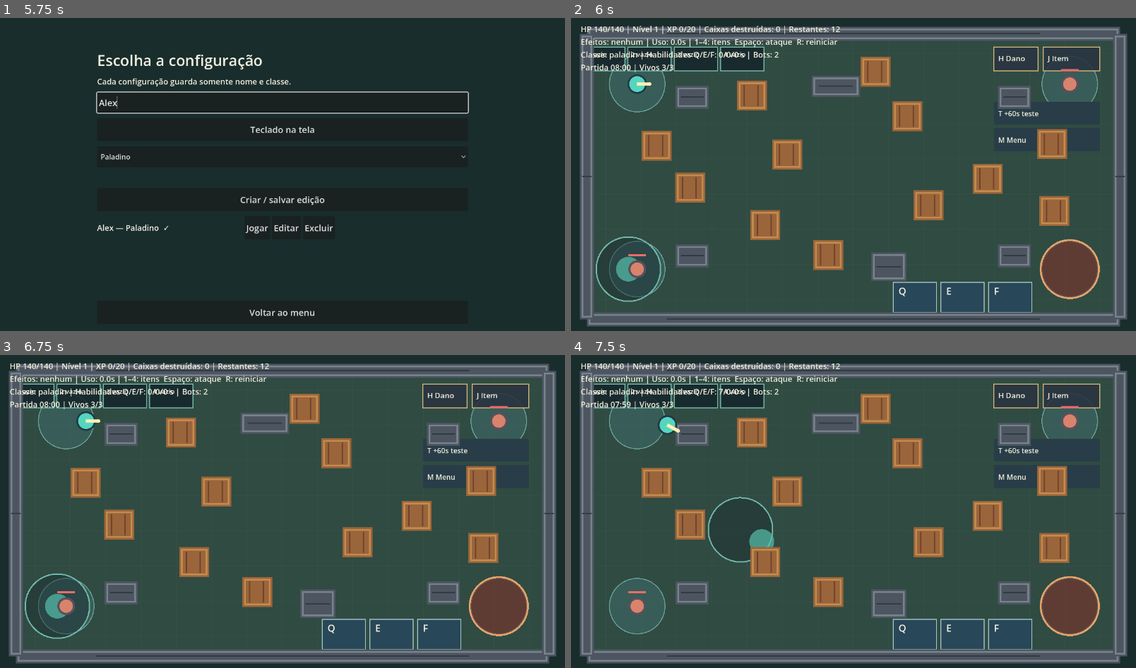
Above: before the commit, frames 1-4 (two rows, left to right).
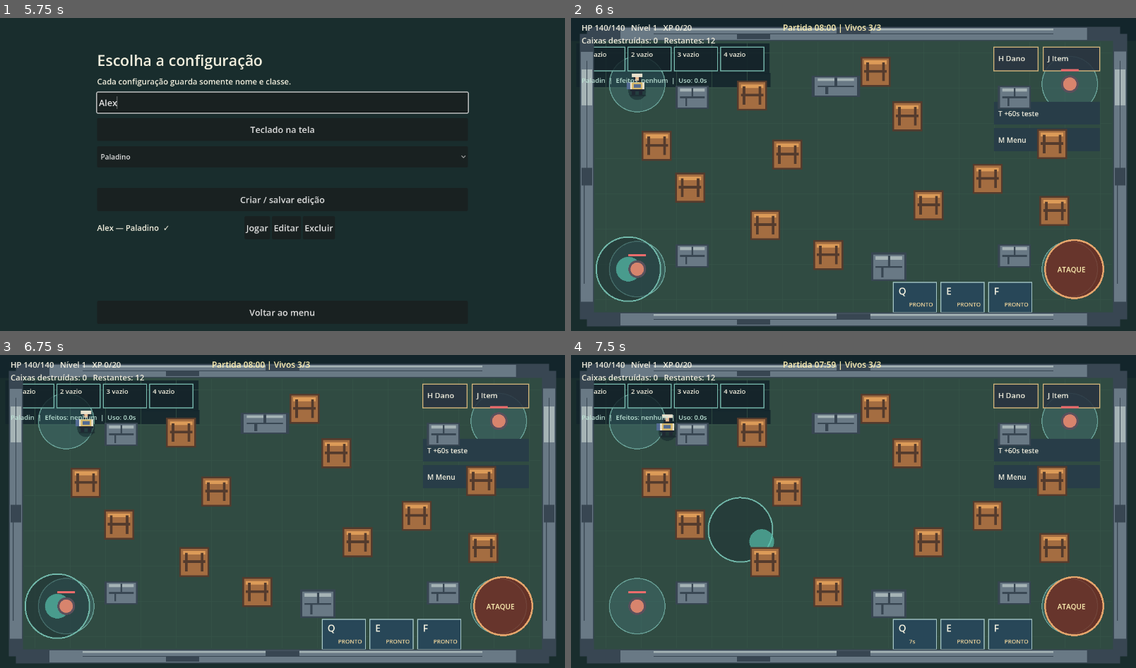
Above: after the commit, the same moments.

Repository: LRFSousa/RagArena
Game: Godot game, scene res://scenes/main.tscn
Two runs of this game, one before a commit and one after it. Both use one fixed random seed, a clock stepped at 60 frames per second and the inputs below.
Inputs (mouse positions are in pixels of both pictures, inside the frame that each line leads up to):
- Up to frame 1 (5.75 s): click (282, 102) at 0.52 s; type "Alex" at 0.6 s; click "Teclado na tela" at 1.25 s; click "Criar personagem local" at 2 s; click "Arena" at 2.75 s; click (282, 102) at 3.52 s; type "Alex" at 3.6 s; click "Criar / salvar edição" at 4.25 s; click (282, 102) at 5.02 s; type "Alex" at 5.1 s
- Up to frame 2 (6 s): click "Jogar" at 5.75 s
- Up to frame 3 (6.75 s): tap Enter at 6.5 s; move the mouse to (406, 498) at 6.52 s; hold D (move_right) from 6.53 s (still down); hold Space (attack) from 6.53 s (still down); click (406, 498) at 6.67 s
- Up to frame 4 (7.5 s): tap Q at 6.8 s; release D (move_right) at 7.25 s; release Space (attack) at 7.25 s; drag from (740, 530) to (825, 577) at 7.27 s

Frame 1 is identical in both runs. In frame 2, 16% of the frame differs, in the area x 1-99%, y 2-99%; in frame 3, 16%; in frame 4, 16%.

Commit message:
Start release 0.7 pixel art and mobile HUD

Diff:
--- a/scripts/arena.gd
+++ b/scripts/arena.gd
@@ -12,6 +12,7 @@
 const InventoryScript = preload("res://scripts/player_inventory.gd")
 const CombatScript = preload("res://scripts/combat_system.gd")
 const MatchScript = preload("res://scripts/match_controller.gd")
+const GameAudioScript = preload("res://scripts/game_audio.gd")
 const ARENA := Rect2(52, 52, 1176, 616)
 const SPAWNS := [Vector2(150, 150), Vector2(1130, 150), Vector2(150, 570), Vector2(1130, 570)]
 
@@ -42,6 +43,13 @@
 var joystick_origin := Vector2.ZERO
 var joystick_value := Vector2.ZERO
 var hud: Label
+var status_hud: Label
+var effects_hud: Label
+var game_audio
+var previous_hp := -1
+var previous_match_state := ""
+const ATTACK_CENTER := Vector2(1140, 570)
+const ATTACK_TOUCH_RADIUS := 72.0
 
 func _ready() -> void:
 	rng.randomize()
@@ -61,11 +69,25 @@
 	match_controller = MatchScript.new()
 	add_child(match_controller)
 	match_controller.configure(self, combat, inventory, progression, match_settings)
+	game_audio = GameAudioScript.new()
+	add_child(game_audio)
+	previous_hp = inventory.hp
+	previous_match_state = match_controller.state
 	hud = Label.new()
-	hud.position = Vector2(22, 12)
+	hud.position = Vector2(24, 9)
 	hud.add_theme_font_size_override("font_size", 18)
 	hud.add_theme_color_override("font_color", Color("f3f0df"))
 	add_child(hud)
+	status_hud = Label.new()
+	status_hud.position = Vector2(480, 8)
+	status_hud.add_theme_font_size_override("font_size", 19)
+	status_hud.add_theme_color_override("font_color", Color("fff1b3"))
+	add_child(status_hud)
+	effects_hud = Label.new()
+	effects_hud.position = Vector2(24, 130)
+	effects_hud.add_theme_font_size_override("font_size", 15)
+	effects_hud.add_theme_color_override("font_color", Color("bde3d6"))
+	add_child(effects_hud)
 	update_hud()
 	queue_redraw()
 
@@ -133,6 +155,7 @@
 		if child is GroundItem and not child.is_queued_for_deletion():
 			if player.position.distance_to(child.position) <= balance.pickup_radius:
 				if inventory.pickup_item(child.item_id):
+					game_audio.play_cue("pickup")
 					child.queue_free()
 
 # Chamada reservada para o fechamento da arena na release 0.4.
@@ -158,15 +181,18 @@
 		return
 	if match_controller.state == "results" or inventory.hp <= 0:
 		player.move_input = Vector2.ZERO
+		player.visual_dead = inventory.hp <= 0
 		attack_held = false
 		if match_controller.state == "active":
 			match_controller.advance(delta)
+		update_feedback()
 		update_hud()
 		queue_redraw()
 		return
 	var keys := Input.get_vector("move_left", "move_right", "move_up", "move_down")
 	var direction: Vector2 = joystick_value if joystick_touch >= 0 else keys
 	player.move_input = direction
+	player.set_visual_class(combat.class_id)
 	player.speed = float(combat.stats()["speed"]) * inventory.movement_speed_multiplier() * combat.speed_multiplier()
 	if direction.length_squared() > 0.01:
 		player.facing = direction.normalized()
@@ -181,8 +207,17 @@
 	combat.advance(delta)
 	match_controller.advance(delta)
 	collect_ground_items()
+	update_feedback()
 	update_hud()
 	queue_redraw()
+
+func update_feedback() -> void:
+	if inventory.hp < previous_hp:
+		game_audio.play_cue("hit")
+	if match_controller.state == "results" and previous_match_state != "results":
+		game_audio.play_cue("elimination")
+	previous_hp = inventory.hp
+	previous_match_state = match_controller.state
 
 func perform_attack() -> bool:
 	var start: Vector2 = player.position + player.facing * 24.0
@@ -191,9 +226,11 @@
 	var hit := get_world_2d().direct_space_state.intersect_ray(query)
 	attack_end = hit.get("position", end)
 	attack_flash = 0.12
+	player.show_attack()
 	if not hit.is_empty() and hit["collider"] is StaticBody2D and hit["collider"].has_method("take_crate_damage") and hit["collider"].destructible:
 		var damage_level: int = test_level if test_level > 0 else progression.level
 		hit["collider"].take_crate_damage(CombatRules.crate_damage(damage_level))
+		game_audio.play_cue("hit")
 		return true
 	else:
 		combat.fire_basic()
@@ -217,7 +254,8 @@
 			var classes := ["paladin", "mage", "assassin", "archer"]
 			combat.select_class(classes[(classes.find(combat.class_id) + 1) % classes.size()])
 		elif event.physical_keycode in [KEY_Q, KEY_E, KEY_F] and match_controller.state == "active" and inventory.hp > 0:
-			combat.use_skill([KEY_Q, KEY_E, KEY_F].find(event.physical_keycode))
+			if combat.use_skill([KEY_Q, KEY_E, KEY_F].find(event.physical_keycode)):
+				game_audio.play_cue("skill")
 	elif event is InputEventScreenTouch:
 		if event.pressed:
 			if match_controller.state == "results" and Rect2(480, 430, 320, 70).has_point(event.position):
@@ -239,12 +277,13 @@
 				var classes := ["paladin", "mage", "assassin", "archer"]
 				combat.select_class(classes[(classes.find(combat.class_id) + 1) % classes.size()])
 			elif event.position.y >= 600 and event.position.y <= 668 and event.position.x >= 730 and event.position.x < 1054 and match_controller.state == "active" and inventory.hp > 0:
-				combat.use_skill(int((event.position.x - 730.0) / 108.0))
+				if combat.use_skill(int((event.position.x - 730.0) / 108.0)):
+					game_audio.play_cue("skill")
 			elif event.position.x < 400 and joystick_touch < 0:
 				joystick_touch = event.index
 				joystick_origin = event.position
 				joystick_value = Vector2.ZERO
-			elif event.position.distance_to(Vector2(1130, 570)) < 110 and attack_touch < 0:
+			elif event.position.distance_to(ATTACK_CENTER) < ATTACK_TOUCH_RADIUS and attack_touch < 0:
 				attack_touch = event.index
 				attack_held = true
 		else:
@@ -270,8 +309,9 @@
 			buffs.append(label_text)
 	var buff_text := ", ".join(buffs) if not buffs.is_empty() else "nenhum"
 	var test_text := " (teste %d)" % test_level if test_level > 0 else ""
-	var combat_text := "Classe: %s | Habilidades Q/E/F: %.0f/%.0f/%.0f s | Bots: %d" % [combat.class_id, combat.cooldowns[0], combat.cooldowns[1], combat.cooldowns[2], combat.bots.filter(func(bot): return bot.active).size()]
-	hud.text = "HP %d/%d | Nível %d%s | XP %d/%s | Caixas destruídas: %d | Restantes: %d\nEfeitos: %s | Uso: %.1fs | 1–4: itens  Espaço: ataque  R: reiniciar\n%s\n%s" % [inventory.hp, inventory.maximum_hp(), progression.level, test_text, progression.xp, next_xp, destroyed_blocks, wooden_blocks, buff_text, inventory.use_cooldown, combat_text, match_controller.status_text()]
+	hud.text = "HP %d/%d   Nível %d%s   XP %d/%s\nCaixas destruídas: %d   Restantes: %d" % [inventory.hp, inventory.maximum_hp(), progression.level, test_text, progression.xp, next_xp, destroyed_blocks, wooden_blocks]
+	status_hud.text = match_controller.status_text()
+	effects_hud.text = "%s  |  Efeitos: %s  |  Uso: %.1fs" % [combat.class_id.capitalize(), buff_text, inventory.use_cooldown]
 
 func restart_game() -> void:
 	if restart_requested.has_connections():
@@ -282,6 +322,9 @@
 func _draw() -> void:
 	draw_rect(Rect2(Vector2.ZERO, Vector2(1280, 720)), Color("192d2d"))
 	draw_rect(ARENA, Color("304b42"))
+	draw_rect(Rect2(0, 0, 1280, 52), Color("13242be8"))
+	draw_rect(Rect2(12, 58, 438, 69), Color("13242bdc"))
+	draw_rect(Rect2(12, 125, 440, 32), Color("13242bdc"))
 	if match_controller != null and match_controller.elapsed >= match_settings.shrink_start:
 		var safe: Rect2 = match_controller.current_safe_rect
 		var shade := Color(0.65, 0.1, 0.1, 0.56)
@@ -321,12 +364,15 @@
 		draw_rect(box, Color("284758"))
 		draw_rect(box, Color("a5c6c7"), false, 2)
 		draw_string(ThemeDB.fallback_font, box.position + Vector2(12, 28), ["Q", "E", "F"][i], HORIZONTAL_ALIGNMENT_LEFT, -1, 22, Color("f3f0df"))
+		if combat != null:
+			draw_string(ThemeDB.fallback_font, box.position + Vector2(36, 55), "%.0fs" % combat.cooldowns[i] if combat.cooldowns[i] > 0.0 else "PRONTO", HORIZONTAL_ALIGNMENT_LEFT, -1, 13, Color("f0d69c"))
 	var base := joystick_origin if joystick_touch >= 0 else Vector2(130, 570)
 	draw_circle(base, 73, Color(0.1, 0.17, 0.19, 0.45))
 	draw_arc(base, 73, 0, TAU, 48, Color("72b9ab"), 3)
 	draw_circle(base + joystick_value * 55, 28, Color(0.34, 0.75, 0.67, 0.7))
-	draw_circle(Vector2(1130, 570), 66, Color(0.45, 0.17, 0.13, 0.65))
-	draw_arc(Vector2(1130, 570), 66, 0, TAU, 48, Color("e6a66d"), 4)
+	draw_circle(ATTACK_CENTER, 66, Color(0.45, 0.17, 0.13, 0.8))
+	draw_arc(ATTACK_CENTER, 66, 0, TAU, 48, Color("e6a66d"), 4)
+	draw_string(ThemeDB.fallback_font, ATTACK_CENTER + Vector2(-38, 7), "ATAQUE", HORIZONTAL_ALIGNMENT_LEFT, -1, 16, Color("fff1b3"))
 	if attack_flash > 0.0 and player != null:
 		draw_line(player.position + player.facing * 24, attack_end, Color("ffe0a0"), 12, true)
 	if match_controller != null and match_controller.state == "results":
--- /dev/null
+++ b/scripts/game_audio.gd
@@ -0,0 +1,39 @@
+extends AudioStreamPlayer
+class_name GameAudio
+
+# Efeitos sintetizados sem arquivos externos, mantendo o projeto reproduzível.
+const CUES := {
+	"hit": [220.0, 0.11],
+	"pickup": [660.0, 0.09],
+	"skill": [520.0, 0.12],
+	"elimination": [165.0, 0.25],
+}
+var streams: Dictionary = {}
+
+func _ready() -> void:
+	volume_db = -15.0
+	for cue in CUES:
+		var spec: Array = CUES[cue]
+		streams[cue] = make_tone(float(spec[0]), float(spec[1]))
+
+func play_cue(cue: String) -> void:
+	if not streams.has(cue):
+		return
+	stream = streams[cue]
+	play()
+
+static func make_tone(frequency: float, duration: float) -> AudioStreamWAV:
+	var rate := 22050
+	var count := int(rate * duration)
+	var bytes := PackedByteArray()
+	bytes.resize(count * 2)
+	for i in range(count):
+		var fade := 1.0 - float(i) / float(count)
+		var wave := sin(TAU * frequency * float(i) / float(rate))
+		bytes.encode_s16(i * 2, int(wave * fade * 12000.0))
+	var wav := AudioStreamWAV.new()
+	wav.format = AudioStreamWAV.FORMAT_16_BITS
+	wav.mix_rate = rate
+	wav.stereo = false
+	wav.data = bytes
+	return wav
--- a/scripts/ground_item.gd
+++ b/scripts/ground_item.gd
@@ -21,6 +21,9 @@
 var item_id := "health_potion"
 var remaining := 20.0
 
+func _ready() -> void:
+	texture_filter = CanvasItem.TEXTURE_FILTER_NEAREST
+
 func configure(id: String, lifetime: float) -> void:
 	item_id = id
 	remaining = lifetime
@@ -37,5 +40,8 @@
 func _draw() -> void:
 	var color: Color = COLORS.get(item_id, Color.WHITE)
 	draw_circle(Vector2.ZERO, 17.0, Color("1c2730"))
-	draw_circle(Vector2.ZERO, 14.0, color)
-	draw_string(ThemeDB.fallback_font, Vector2(-6, 6), SYMBOLS.get(item_id, "?"), HORIZONTAL_ALIGNMENT_LEFT, -1, 19, Color("182425"))
+	var texture: Texture2D = load("res://assets/pixel/%s.png" % item_id)
+	if texture != null:
+		draw_texture_rect(texture, Rect2(-16, -16, 32, 32), false)
+	else:
+		draw_circle(Vector2.ZERO, 14.0, color)
--- a/scripts/obstacle.gd
+++ b/scripts/obstacle.gd
@@ -6,9 +6,12 @@
 @export var max_hp := 45
 @export var size := Vector2(68, 68)
 var hp := 45
+const CRATE_TEXTURE = preload("res://assets/pixel/crate.png")
+const WALL_TEXTURE = preload("res://assets/pixel/wall.png")
 
 func _ready() -> void:
 	hp = max_hp
+	texture_filter = CanvasItem.TEXTURE_FILTER_NEAREST
 	collision_layer = 2
 	collision_mask = 0
 	var shape := RectangleShape2D.new()
@@ -29,14 +32,9 @@
 func _draw() -> void:
 	var rect := Rect2(-size * 0.5, size)
 	if destructible:
-		draw_rect(rect, Color("9a653b"))
-		draw_rect(rect.grow(-6), Color("c58b4d"), false, 4)
-		draw_line(Vector2(-size.x * 0.25, -size.y * 0.35), Vector2(-size.x * 0.25, size.y * 0.35), Color("6f422b"), 3)
-		draw_line(Vector2(size.x * 0.2, -size.y * 0.35), Vector2(size.x * 0.2, size.y * 0.35), Color("6f422b"), 3)
+		draw_texture_rect(CRATE_TEXTURE, rect, false)
 		if hp < max_hp:
 			var ratio := float(hp) / float(max_hp)
 			draw_rect(Rect2(Vector2(-size.x * 0.5, -size.y * 0.5 - 11), Vector2(size.x * ratio, 5)), Color("e8c66b"))
 	else:
-		draw_rect(rect, Color("4d5660"))
-		draw_rect(rect.grow(-6), Color("77828d"), false, 4)
-		draw_line(Vector2(-size.x * 0.35, 0), Vector2(size.x * 0.35, 0), Color("313941"), 3)
+		draw_texture_rect(WALL_TEXTURE, rect, false)
--- a/scripts/player.gd
+++ b/scripts/player.gd
@@ -4,6 +4,21 @@
 var move_input := Vector2.ZERO
 var facing := Vector2.RIGHT
 var damage_flash := 0.0
+var attack_visual := 0.0
+var visual_class := "paladin"
+var visual_dead := false
+var visual_time := 0.0
+var visual_sprite: Sprite2D
+
+func set_visual_class(id: String) -> void:
+	if id == visual_class:
+		return
+	visual_class = id
+	if visual_sprite != null:
+		visual_sprite.texture = load("res://assets/pixel/%s.png" % id)
+
+func show_attack() -> void:
+	attack_visual = 0.24
 
 func show_damage() -> void:
 	damage_flash = 0.35
@@ -12,17 +27,28 @@
 func _ready() -> void:
 	collision_layer = 1
 	collision_mask = 2
+	visual_sprite = Sprite2D.new()
+	visual_sprite.texture = load("res://assets/pixel/%s.png" % visual_class)
+	visual_sprite.hframes = 4
+	visual_sprite.vframes = 5
+	visual_sprite.texture_filter = CanvasItem.TEXTURE_FILTER_NEAREST
+	add_child(visual_sprite)
 
 func _physics_process(delta: float) -> void:
 	damage_flash = maxf(0.0, damage_flash - delta)
+	attack_visual = maxf(0.0, attack_visual - delta)
+	visual_time += delta
 	velocity = move_input.normalized() * speed
 	move_and_slide()
 	if move_input.length_squared() > 0.01:
 		facing = move_input.normalized()
+	var row := 4 if visual_dead else 3 if damage_flash > 0.0 else 2 if attack_visual > 0.0 else 1 if move_input.length_squared() > 0.01 else 0
+	visual_sprite.frame_coords = Vector2i(int(visual_time * 7.0) % 4, row)
+	visual_sprite.flip_h = facing.x < -0.1
 	queue_redraw()
 
 func _draw() -> void:
-	draw_circle(Vector2.ZERO, 22, Color("203946"))
-	draw_circle(Vector2.ZERO, 18, Color("ff7770") if damage_flash > 0.0 else Color("55d5c0"))
-	draw_line(Vector2.ZERO, facing * 28, Color("fff1b3"), 7, true)
-	draw_circle(facing * 28, 4, Color("fff1b3"))
+	draw_ellipse_shadow()
+
+func draw_ellipse_shadow() -> void:
+	draw_circle(Vector2(0, 16), 20, Color("13232a88"))
--- /dev/null
+++ b/tests/release07_smoke.gd
@@ -0,0 +1,49 @@
+extends SceneTree
+
+const ArenaScene = preload("res://scenes/arena.tscn")
+var failures := 0
+
+func _initialize() -> void:
+	call_deferred("run_tests")
+
+func check(value: bool, label: String) -> void:
+	if value:
+		print("PASS: ", label)
+	else:
+		failures += 1
+		push_error("FAIL: " + label)
+
+func run_tests() -> void:
+	for id in ["paladin", "mage", "assassin", "archer"]:
+		var texture: Texture2D = load("res://assets/pixel/%s.png" % id)
+		check(texture != null and texture.get_size() == Vector2(256, 320), "%s: atlas 4 × 5 em quadros 64" % id)
+	for id in ["crate", "wall"]:
+		var texture: Texture2D = load("res://assets/pixel/%s.png" % id)
+		check(texture != null and texture.get_size() == Vector2(32, 32), "%s: tile 32" % id)
+	for id in ["health_potion", "strength", "speed", "shield", "elixir", "xp_amulet"]:
+		var texture: Texture2D = load("res://assets/pixel/%s.png" % id)
+		check(texture != null and texture.get_size() == Vector2(16, 16), "%s: ícone de item" % id)
+	var arena = ArenaScene.instantiate()
+	root.add_child(arena)
+	await process_frame
+	check(arena.player.visual_sprite != null and arena.player.visual_sprite.texture != null, "personagem renderiza atlas")
+	for id in ["mage", "assassin", "archer", "paladin"]:
+		arena.player.set_visual_class(id)
+		check(arena.player.visual_class == id and arena.player.visual_sprite.texture.resource_path.ends_with("/%s.png" % id), "troca visual para %s" % id)
+	arena.player.show_attack()
+	arena.player._physics_process(0.016)
+	check(arena.player.visual_sprite.frame_coords.y == 2, "ataque mostra animação")
+	arena.player.show_damage()
+	arena.player._physics_process(0.016)
+	check(arena.player.visual_sprite.frame_coords.y == 3, "dano tem prioridade visual")
+	arena.player.visual_dead = true
+	arena.player._physics_process(0.016)
+	check(arena.player.visual_sprite.frame_coords.y == 4, "eliminação mostra animação")
+	check(not Rect2(730, 600, 98, 68).has_point(arena.ATTACK_CENTER) and arena.ATTACK_CENTER.distance_to(Vector2(1034, 634)) > arena.ATTACK_TOUCH_RADIUS, "ataque separado das habilidades")
+	check(arena.ATTACK_CENTER.distance_to(Vector2(130, 570)) > arena.ATTACK_TOUCH_RADIUS + 73.0, "ataque separado do joystick")
+	check("HP" in arena.hud.text and "Partida" in arena.status_hud.text, "HUD mostra vida e cronômetro")
+	check(arena.game_audio.streams.size() == 4 and arena.game_audio.streams["pickup"].data.size() > 0, "efeitos de áudio disponíveis")
+	arena.queue_free()
+	if failures == 0:
+		print("RELEASE 0.7: todos os testes passaram")
+	quit(0 if failures == 0 else 1)
--- /dev/null
+++ b/tools/generate_art.gd
@@ -0,0 +1,98 @@
+extends SceneTree
+
+# Fonte reproduzível dos sprites provisórios da release 0.7.
+# Atlas de cada classe: 4 quadros por 5 linhas (idle, caminhada, ataque, dano, morte).
+const CLASSES := {
+	"paladin": [Color("d6b86c"), Color("e9e2ce"), Color("536b93")],
+	"mage": [Color("8267bd"), Color("bde3ef"), Color("e9b764")],
+	"assassin": [Color("4b806f"), Color("222f3b"), Color("e06878")],
+	"archer": [Color("a57648"), Color("a7ca78"), Color("e1d1a1")],
+}
+
+func _initialize() -> void:
+	DirAccess.make_dir_recursive_absolute(ProjectSettings.globalize_path("res://assets/pixel"))
+	for id in CLASSES:
+		var image := Image.create(256, 320, false, Image.FORMAT_RGBA8)
+		image.fill(Color.TRANSPARENT)
+		for row in range(5):
+			for frame in range(4):
+				draw_character(image, id, row, frame)
+		image.save_png("res://assets/pixel/%s.png" % id)
+	for kind in ["crate", "wall"]:
+		var tile := Image.create(32, 32, false, Image.FORMAT_RGBA8)
+		tile.fill(Color.TRANSPARENT)
+		draw_tile(tile, kind)
+		tile.save_png("res://assets/pixel/%s.png" % kind)
+	for id in ["health_potion", "strength", "speed", "shield", "elixir", "xp_amulet"]:
+		var icon := Image.create(16, 16, false, Image.FORMAT_RGBA8)
+		icon.fill(Color.TRANSPARENT)
+		draw_item(icon, id)
+		icon.save_png("res://assets/pixel/%s.png" % id)
+	quit()
+
+func block(image: Image, x: int, y: int, w: int, h: int, color: Color, scale: int = 4, origin: Vector2i = Vector2i.ZERO) -> void:
+	image.fill_rect(Rect2i(origin + Vector2i(x, y) * scale, Vector2i(w, h) * scale), color)
+
+func draw_character(image: Image, id: String, row: int, frame: int) -> void:
+	var origin := Vector2i(frame * 64, row * 64)
+	var colors: Array = CLASSES[id]
+	var main: Color = colors[0]
+	var trim: Color = colors[1]
+	var accent: Color = colors[2]
+	var outline := Color("202833")
+	var skin := Color("e8b890")
+	var step := (frame % 2) if row == 1 else 0
+	var lean := 2 if row == 4 else 0
+	# Sombra, botas, torso, braços e rosto sobre uma malha de 16x16 pixels.
+	block(image, 4, 14, 9, 1, Color("18242b83"), 4, origin)
+	block(image, 5 + lean, 11 + step, 2, 3 - step, outline, 4, origin)
+	block(image, 9 + lean, 11 + (1 - step if row == 1 else 0), 2, 3, outline, 4, origin)
+	block(image, 4 + lean, 7, 8, 5, outline, 4, origin)
+	block(image, 5 + lean, 7, 6, 4, main if row != 3 else Color("f07875"), 4, origin)
+	block(image, 6 + lean, 3, 4, 4, outline, 4, origin)
+	block(image, 7 + lean, 4, 2, 2, skin, 4, origin)
+	block(image, 4 + lean, 7, 1, 4, trim, 4, origin)
+	block(image, 11 + lean, 7 - (2 if row == 2 and frame % 2 else 0), 1, 4, trim, 4, origin)
+	if id == "paladin":
+		block(image, 5 + lean, 2, 6, 2, trim, 4, origin)
+		block(image, 6 + lean, 8, 4, 2, accent, 4, origin)
+		block(image, 2 + lean, 7, 2, 4, accent, 4, origin) # escudo
+	elif id == "mage":
+		block(image, 4 + lean, 2, 8, 2, main, 4, origin)
+		block(image, 7 + lean, 0, 3, 2, main, 4, origin)
+		block(image, 6 + lean, 8, 4, 1, accent, 4, origin)
+		block(image, 12 + lean, 5, 1, 7, accent, 4, origin) # cajado
+	elif id == "assassin":
+		block(image, 5 + lean, 2, 6, 3, accent, 4, origin)
+		block(image, 7 + lean, 5, 2, 1, trim, 4, origin)
+		block(image, 12 + lean, 9, 2, 1, Color("d9e4e2"), 4, origin)
+	elif id == "archer":
+		block(image, 5 + lean, 2, 6, 2, accent, 4, origin)
+		block(image, 6 + lean, 8, 4, 2, trim, 4, origin)
+		block(image, 12 + lean, 5, 1, 8, accent, 4, origin) # arco
+	if row == 4:
+		block(image, 3, 12, 10, 2, Color("263541"), 4, origin)
+
+func draw_tile(image: Image, kind: String) -> void:
+	var dark := Color("543b2d") if kind == "crate" else Color("384652")
+	var main := Color("a46d41") if kind == "crate" else Color("697985")
+	var light := Color("dc9b58") if kind == "crate" else Color("a5b3b5")
+	image.fill(dark)
+	image.fill_rect(Rect2i(2, 2, 28, 28), main)
+	image.fill_rect(Rect2i(4, 4, 24, 4), light)
+	if kind == "crate":
+		image.fill_rect(Rect2i(6, 6, 3, 20), dark)
+		image.fill_rect(Rect2i(23, 6, 3, 20), dark)
+		image.fill_rect(Rect2i(4, 14, 24, 3), dark)
+	else:
+		image.fill_rect(Rect2i(4, 15, 24, 2), dark)
+		image.fill_rect(Rect2i(15, 3, 2, 12), dark)
+		image.fill_rect(Rect2i(9, 17, 2, 11), dark)
+
+func draw_item(image: Image, id: String) -> void:
+	var colors := {"health_potion": Color("f06c79"), "strength": Color("eda75c"), "speed": Color("70d4e9"), "shield": Color("baaeed"), "elixir": Color("eb80c3"), "xp_amulet": Color("f4df78")}
+	var color: Color = colors[id]
+	image.fill_rect(Rect2i(3, 3, 10, 11), Color("263541"))
+	image.fill_rect(Rect2i(5, 1, 6, 3), Color("dce5dc"))
+	image.fill_rect(Rect2i(4, 5, 8, 8), color)
+	image.fill_rect(Rect2i(5, 6, 2, 5), Color("ffffff88"))
Binary file added: assets/pixel/archer.png
Not shown, added: assets/pixel/archer.png.import
Binary file added: assets/pixel/assassin.png
Not shown, added: assets/pixel/assassin.png.import
Binary file added: assets/pixel/crate.png
Not shown, added: assets/pixel/crate.png.import
Binary file added: assets/pixel/elixir.png
Not shown, added: assets/pixel/elixir.png.import
Binary file added: assets/pixel/health_potion.png
Not shown, added: assets/pixel/health_potion.png.import
Binary file added: assets/pixel/mage.png
Not shown, added: assets/pixel/mage.png.import
(and 19 more such lines)
